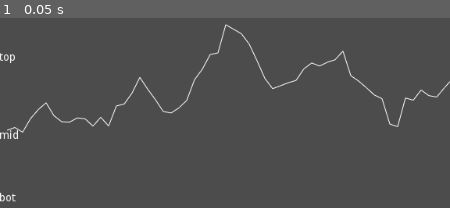
Above: before the commit, frame 1.
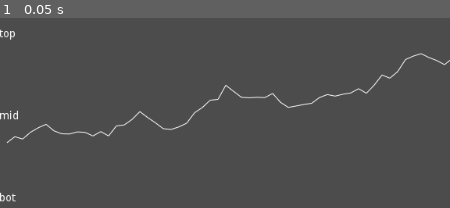
Above: after the commit, the same moment.

Repository: AndreMoukarzel/Grana-Preta
Game: Godot game, scene res://IndexTest.tscn
Two runs of this game, one before a commit and one after it. Both use one fixed random seed, a clock stepped at 60 frames per second and the inputs below. This scene is started directly instead of the project's main scene.
Inputs:
- Up to frame 1 (0.05 s): no input

The runs differ from the first frame. In frame 1, 2.7% of the frame differs, in the area x 0-100%, y 3-66%.

Commit message:
Add indexes to save system

Diff:
--- a/IndexTest.gd
+++ b/IndexTest.gd
@@ -3,20 +3,20 @@
 var values = []
 var v_scale = 20
 var h_scale = 10
+onready var Index = load("res://Index.gd").new()
 
 func _ready():
-	var Index = load("res://Index.gd").new()
 
-	Index.create(10.0, 2.0, 6.0, 15.0)
+	Index.create(3.0, 1.0, -0.5, 10.0)
 	position_labels()
-	values.append(10.0)
+	values.append(Index.value)
 	for i in range(100):
 		Index.iterate()
 		values.append(Index.value)
 	update()
 
 func _draw():
-	var zero_pos = $Bot.rect_position.y + 6.0 * v_scale
+	var zero_pos = $Bot.rect_position.y + Index.bot_value * v_scale
 	for i in range(1, values.size()):
 		var p1 = Vector2((i - 1) * h_scale + h_scale, zero_pos - values[i-1] * v_scale)
 		var p2 = Vector2(i * h_scale + h_scale, zero_pos - values[i] * v_scale)
@@ -24,6 +24,7 @@
 
 
 func position_labels():
+	var avg = (Index.bot_value + Index.top_value)/2
 	$Bot.rect_position.y = 600
-	$Mid.rect_position.y = 600 - (10.0 - 6.0) * v_scale
-	$Top.rect_position.y = 600 - (15.0 - 6.0) * v_scale
+	$Mid.rect_position.y = 600 - (avg - Index.bot_value) * v_scale
+	$Top.rect_position.y = 600 - (Index.top_value - Index.bot_value) * v_scale
--- a/Save.gd
+++ b/Save.gd
@@ -6,6 +6,8 @@
 var failed_questions = []
 var failed_questions_time = []
 var money = 0
+var selic_last100 = []
+var inflation_last100 = []
 
 
 func save():
@@ -15,7 +17,9 @@
 		completed_themes = completed_themes,
 		failed_questions = failed_questions,
 		failed_questions_time = failed_questions_time,
-		money = money
+		money = money,
+		selic_last100 = selic_last100,
+		inflation_last100 = inflation_last100
 	}
 	return savedict
 
@@ -31,6 +35,15 @@
 func load_game():
 	var savegame = File.new()
 	if !savegame.file_exists("user://savegame.save"):
+		Selic.create(10.0, 3.0, 6.0, 15.0)
+		Inflation.create(3.0, 1.0, -0.5, 10.0)
+
+		for i in range(100):
+			Selic.iterate()
+			Inflation.iterate()
+			selic_last100.append(Selic.value)
+			inflation_last100.append(Inflation.value)
+
 		return #Error!  We don't have a save to load
 
 	savegame.open("user://savegame.save", File.READ)
@@ -50,6 +63,12 @@
 	for element in savedata.failed_questions_time:
 		failed_questions_time.append(element)
 	money = int(savedata.money)
+	for element in savedata.selic_last100:
+		selic_last100.append(float(element))
+	for element in savedata.inflation_last100:
+		inflation_last100.append(float(element))
+	Selic.create(selic_last100[99], 3.0, 6.0, 15.0)
+	Inflation.create(inflation_last100[99], 1.0, -0.5, 10.0)
 
 
 func clear_save():
--- a/project.godot
+++ b/project.godot
@@ -22,6 +22,8 @@
 [autoload]
 
 Save="*res://Save.gd"
+Selic="*res://Index.gd"
+Inflation="*res://Index.gd"
 
 [display]
 
